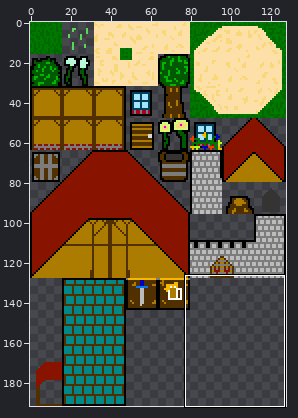
Edited in one commit: sprite sheet (Assets/Art/Spritesheets/haven_sheet.png). Above: a wide view before the commit, with the close-up outlined.
Close-up. Old version:
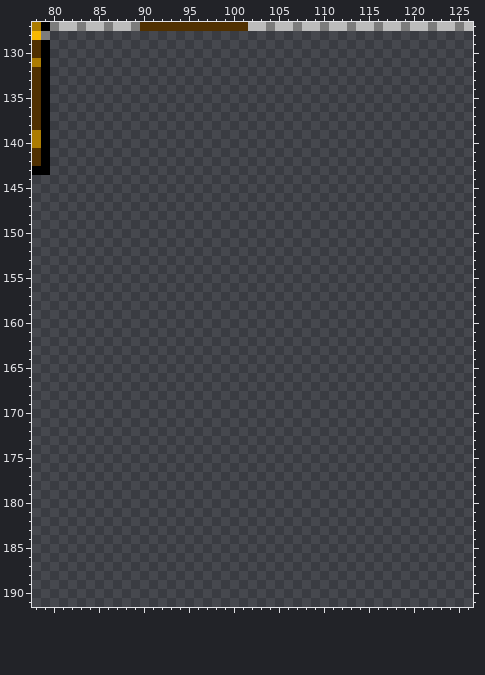
The file is 128x192 pixels. Shown: x 78..126, y 127..191. The commit also changed other parts of the picture, which this record leaves out.
And afterwards:
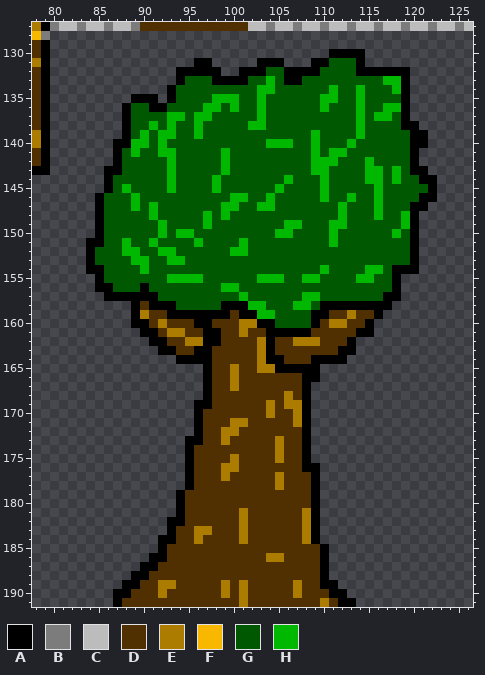
Palette (. is transparent): A #000000  B #7c7c7c  C #bcbcbc  D #503000  E #ac7c00  F #f8b800  G #005800  H #00b800
Changes in this commit:
Changed rows in their new state; - is an unchanged pixel.
first column x 84:
130 ---------------------------AAAA--------
131 ------------AA-----AAA---AAGGGA--------
132 ----------AAAAA--AAAGGAAAAGGGGAAAAAA---
133 ----------AGGGAAAAGGHGAAGGGGGGGGGHHA---
134 ---------AGGGGGGGGGHHGGGGGGHGGHGGGHA---
135 -----AAA-AGGGGHHHGGHGGGGGGHHGGHGGGGA---
136 ----AGGAAGGGGHHGHGGHGGGGGGHGGGHGGHHA---
137 ----AGGGGHHGHHGGGGGHGGGGGGGGGGHGHHGA---
138 ----AGGHGHGGHGGGGGHHGGGGGGGGGGHGGGGAA--
139 ----AGHGHHGGHGGGGGGGGGGGGHGGGGHGGGGGAA-
140 ---AAHHGHGGGGGGGGGGGHHHGGHGGGHGGGGGGAA-
141 ---AGHGGHHGGGGGHGGGGGGGGGHGHHGGGGGGGA--
142 ---AGGGGGHGGGGGHGGGGGGGGGHHHGGGHGGGGA--
143 --AAGGGGGHGGGGGHGGGGGGGGGHHGGGGHHGHGAA-
144 --AGGGGGGHGGGGHGGGGGGGHGGGHGGGGHHGHGGAA
145 --AGHGGGGHGGGGHGGGGGGHGGGGHGGGGGHGGGGGA
146 -AGGGHGGGGGGGGGGHHGGHGGGGGHGGHGGHGGGGAA
147 -AGGGHGHGGGGGGGHHGGHHGGGGGGGHGGGHGGGAA-
148 -AGGGGGHGGGGGHGHGGGGGGGGGGGGHGGGHGGHA--
149 -AGGGGGGHGGGGHGGGGGGGGHHGGGHHGGGGGGHA--
150 -AGGGGGGHGHHGGGGGGGGGHHGGGGHGGGGGGHGA--
151 AAGGHGGHGGGGHGGGGHGGGGGGGGGHGGGGGGGGA--
152 AGGGHHGGHHGGGGGGHHGGGGGGGGGGGGGGGGGGA--
153 AGGGGHHGGHHGGGGGGGGGGGGGGGGGGGGGGGGGA--
154 AAGGGGHGGGGGGGGGGGGGGGGGGGHGGGGHHGAAA--
155 -AGGGGGGGHHHHGGGGGGHHHGGHHGGGGHHGGA----
156 -AAGGGAGGGGGGGGHHGGGGGGGGGGGGGGGGGA----
157 --AAAAAAGGGGGGGGGHGGGGGGHHGGGGGGGAA----
158 -----ADAAAGGGGGAAAHHGGGHHGAAAAAAAA-----
159 -----AEDDAAAAAAADAAHHGGGGAADDEDDA------
160 -----AADEDDDAADDDEEAAGGGGADEEDDA-------
161 ------AADEEDDAADDEDDAAAAADDDDDAA-------
162 -------AADDEEAADDDDEADDEEEDDDA---------
163 --------AADDAADDDDDEADDDDDDDAA---------
164 ----------AAAADDDDDEAADDDAAAA----------
165 -------------ADDEDDEEAAAAA-------------
166 -------------ADDEDDDDDDDAA-------------
167 -------------ADDEDDDDDDDA--------------
168 -------------ADDDDDDDDEDA--------------
169 ------------AADDDDDDEDEEA--------------
170 ------------ADDDDDDDEDDEA--------------
171 ------------ADDDEEDDDDDEA--------------
172 ------------ADDEEDDDDDDDA--------------
173 -----------AADDEDDDDDEDDA--------------
174 -----------ADDDDDDDDDEDDA--------------
175 -----------ADDDDEDDDDEDDA--------------
176 -----------ADDDEEDDDDDDDAA-------------
177 -----------ADDDEDDDDDEDDDA-------------
178 -----------ADDDDDDDDDEDDDA-------------
179 ----------ADDDDDDDDDDDDDDA-------------
180 ----------ADDDDDDDDDDDDDDA-------------
181 ----------ADDDDDDEDDDDDDEA-------------
182 ---------AADDDDDDEDDDDDDEA-------------
183 ---------ADDEEDDDEDDDDDDEA-------------
184 --------AADDEDDDDEDDDDDDEA-------------
185 --------ADDDDDDDDDDDDDDDDDA------------
186 -------AADDDDDDDDDDDEEDDDDA------------
187 ------AADDDDDDDDDDDDDDDDDDA------------
188 -----AADDDDDDDDDDDDDDDDDDDA------------
189 ----AADDEEDDDDDEDEDDDDDEDDAA-----------
190 ---AADDDEDDDDDDEDEDDDDDEDDDAA----------
191 ---ADDDDDDDDDDDDDEDDDDDDDDEDAA---------
